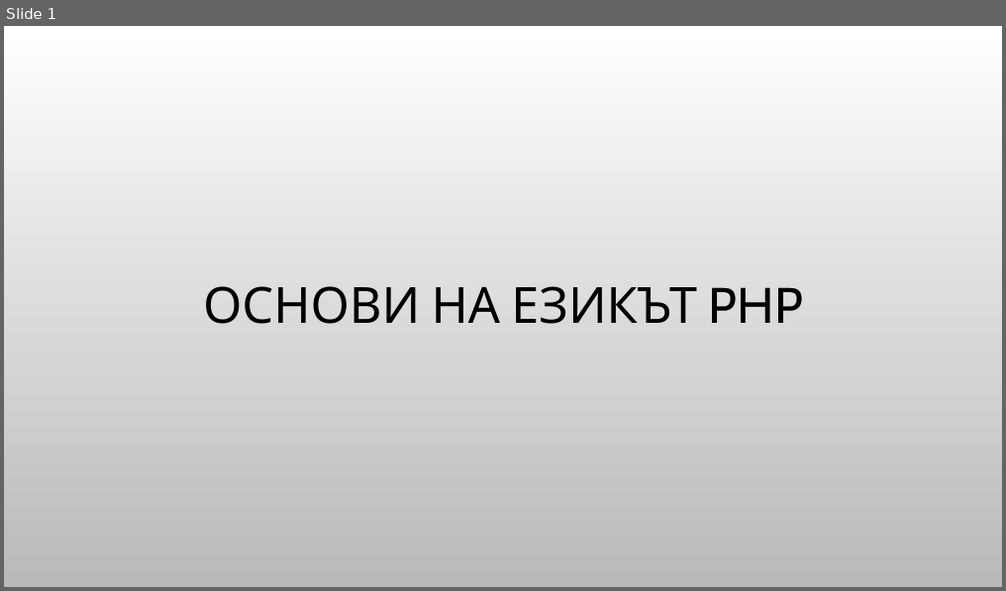
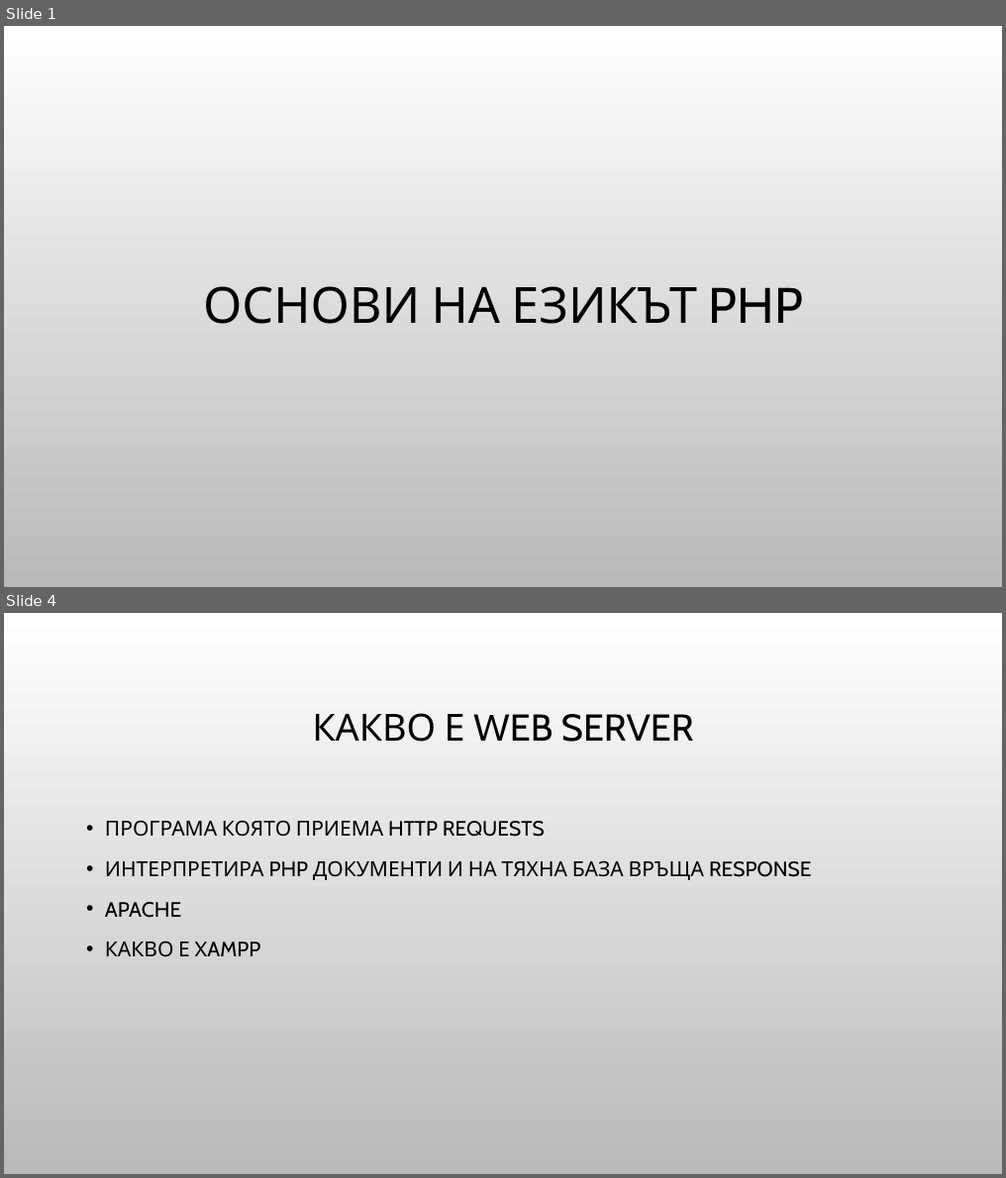
Before and after one commit to Bilyukov/php-mysql-course, a slide deck: 04.php-basics.pptx. Shown one above the other, each under a label of ours: slide 1 before the commit, slides 1 and 4 after it; the slides between them are not shown. The pictures are 1006x591 and 1006x1178 pixels, drawn with LibreOffice and Linux fonts; fonts in the diff are those of the drawing; background and template pictures are left out. Boxes give left, top, right and bottom in pixels: in the first picture for what was removed or moved away, otherwise in the second. Text is boxed around its words. In the diff, an @@ line names an element or a change of style, - is before the commit and + after.

```diff
--- a/04.php-basics.pptx
+++ b/04.php-basics.pptx
@@ slide 4 added at bbox=[4, 613, 1002, 1174], background picture (left out) @@
@@ title added at bbox=[312, 713, 694, 742], 36 pt, text #000000 @@
+КАКВО Е WEB SERVER
@@ text added at bbox=[105, 820, 811, 957], 20 pt, text #000000 @@
+• ПРОГРАМА КОЯТО ПРИЕМА HTTP REQUESTS
+• ИНТЕРПРЕТИРА PHP ДОКУМЕНТИ И НА ТЯХНА БАЗА ВРЪЩА RESPONSE
+• APACHE
+• КАКВО Е XAMPP
```
Also in this commit, not shown: 1 slide changed, 3 other slides added, 1 slide removed, 4 other files.
